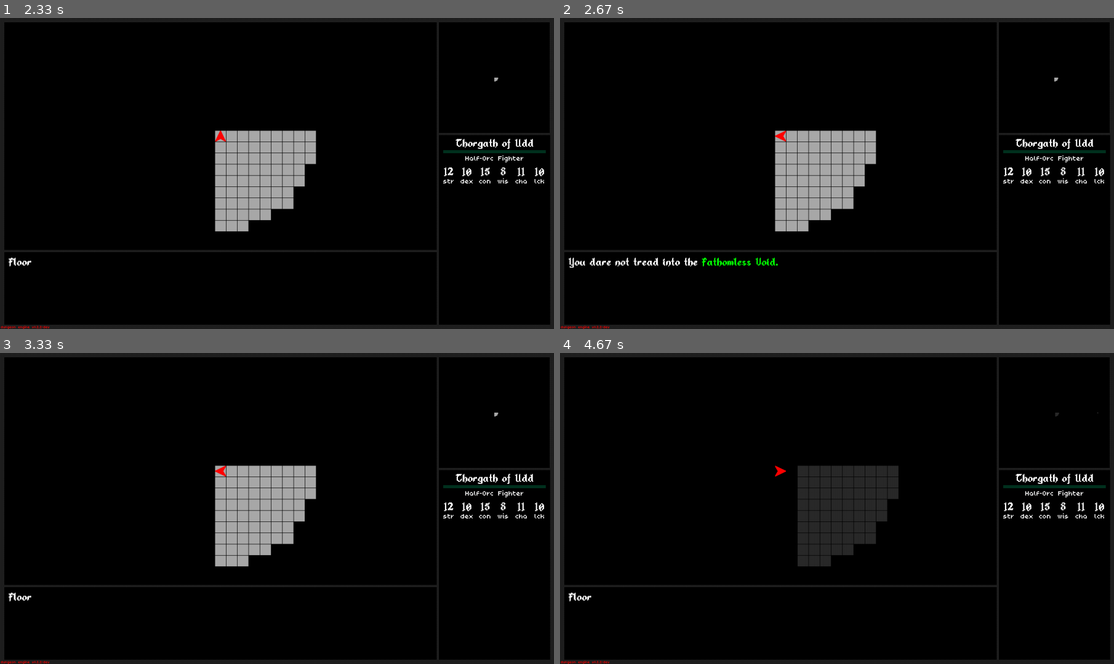
Above: before the commit, frames 1-4 (two rows, left to right).
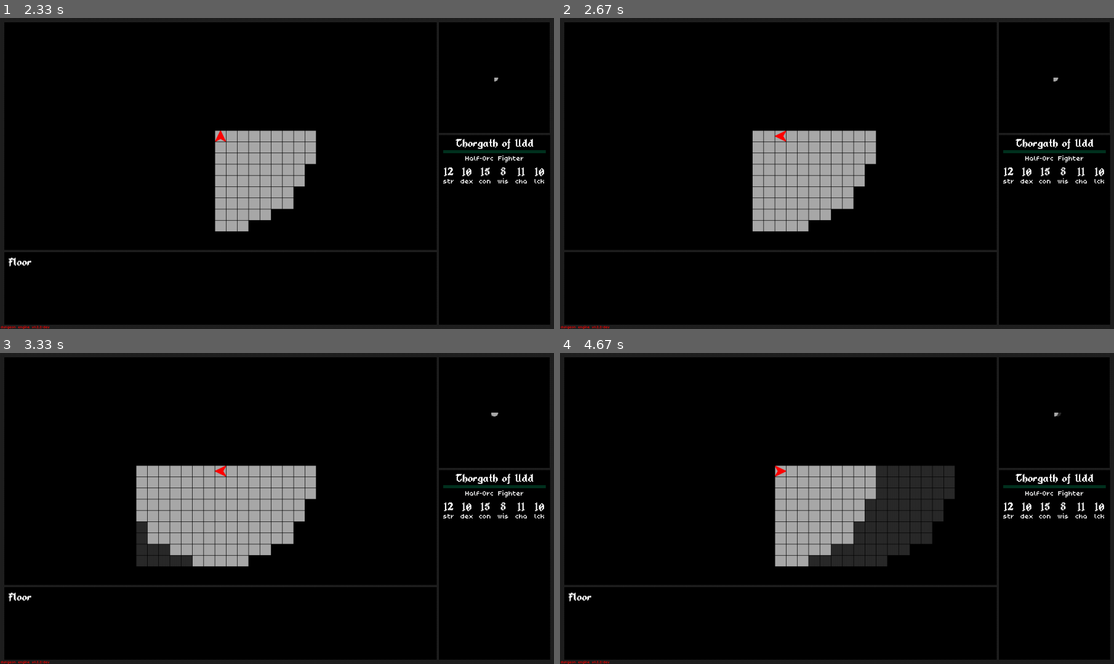
Above: after the commit, the same moments.

Repository: RidleyofZebes/dungeon-engine
Game: pygame game, started from dungeon_engine.py
The game is run twice, just before and just after one commit, with the same random seed, the same clock (stepped at 60 frames per second) and the same inputs.
Inputs:
- Up to frame 1 (2.33 s): click "Venture Forth!" at 0.38 s; hold D 0.67-1.13 s; hold W 1.17-1.47 s; hold D 1.5-1.97 s; tap E at 1.65 s; hold A from 2 s (still down)
- Up to frame 2 (2.67 s): release A at 2.53 s; hold S from 2.57 s (still down)
- Up to frame 3 (3.33 s): release S at 2.87 s; hold A 2.9-3.3 s; tap E at 3.05 s
- Up to frame 4 (4.67 s): hold W 3.33-3.7 s; hold D 3.73-4.37 s; hold S from 4.4 s (still down); tap E at 4.55 s

Frame 1 is identical in both runs. In frame 2, 1.7% of the frame differs, in the area x 1-90%, y 19-81%; in frame 3, 4.6%; in frame 4, 7.7%, in the area x 38-98%, y 19-69%.

Commit message:
Fixed bug where player could back out of area and over obstacles

Diff:
--- a/dungeon_engine.py
+++ b/dungeon_engine.py
@@ -206,23 +206,40 @@
                     -90: [0, 1],
                     90:  [0, -1]}
         try:
-            next_x = self.x + move_dir[self.rotation][0]
-            next_y = self.y + move_dir[self.rotation][1]
-            next_square = map.grid[next_x][next_y]
-            wall_check = next_square["isWall"]
-            for enemy in entities.mobs:
-                if (enemy.x, enemy.y) == (next_x, next_y):
+            if direction == "forward":
+                next_x = self.x + move_dir[self.rotation][0]
+                next_y = self.y + move_dir[self.rotation][1]
+                next_square = map.grid[next_x][next_y]
+                wall_check = next_square["isWall"]
+                for enemy in entities.mobs:
+                    if (enemy.x, enemy.y) == (next_x, next_y):
+                        blocked = True
+                        block_type = enemy.name
+                if wall_check > 0:
                     blocked = True
-                    block_type = enemy.name
-            if wall_check > 0:
-                blocked = True
-                block_type = next_square["name"]
-            border_chk = 1
+                    block_type = next_square["name"]
+                border_chk = 1
+            if direction == "backward":
+                prev_x = self.x - move_dir[self.rotation][0]
+                prev_y = self.y - move_dir[self.rotation][1]
+                prev_square = map.grid[prev_x][prev_y]
+                wall_check = prev_square["isWall"]
+                for enemy in entities.mobs:
+                    if (enemy.x, enemy.y) == (prev_x, prev_y):
+                        blocked = True
+                        block_type = enemy.name
+                if wall_check > 0:
+                    blocked = True
+                    block_type = prev_square["name"]
+                border_chk = 1
         except IndexError:
             border_chk = -1
-        if border_chk < 0 or next_x < 0 or next_y < 0:  # FIXME: Player can back out of area.
+        if direction == "forward" and (border_chk < 0 or next_x < 0 or next_y < 0):
             print("Out of Area")
             blockmsg = "You dare not tread into the <!green:>Fathomless <!green:>Void."
+        elif direction == "backward" and (border_chk < 0 or prev_x < 0 or prev_y < 0):
+            print("Out of Area")
+            blockmsg = "You dare not back into the <!green:>Fathomless <!green:>Void."
         elif blocked:
             print("Blocked")
             blockmsg = "There's %s in the way." % p.a(block_type)
